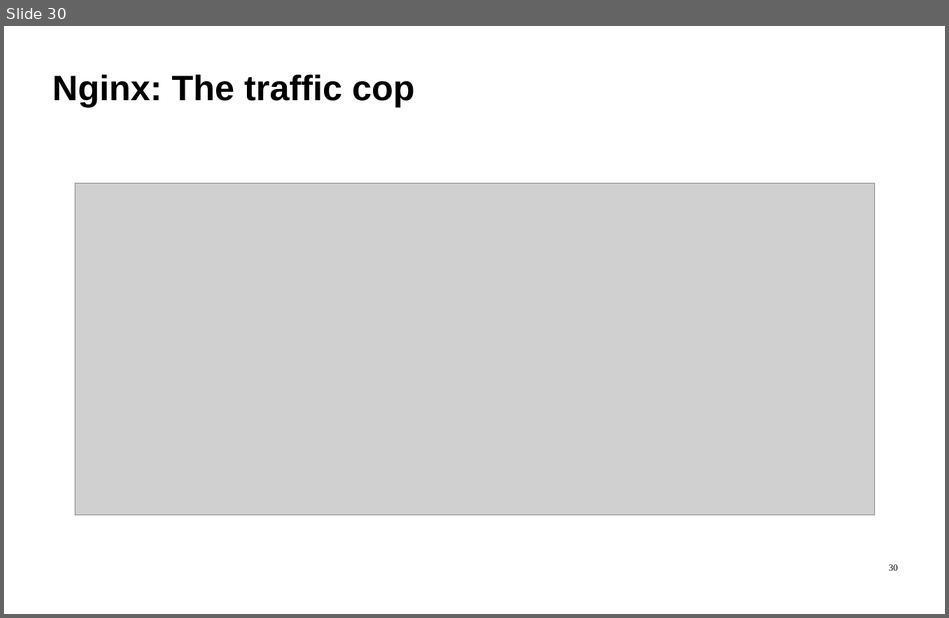
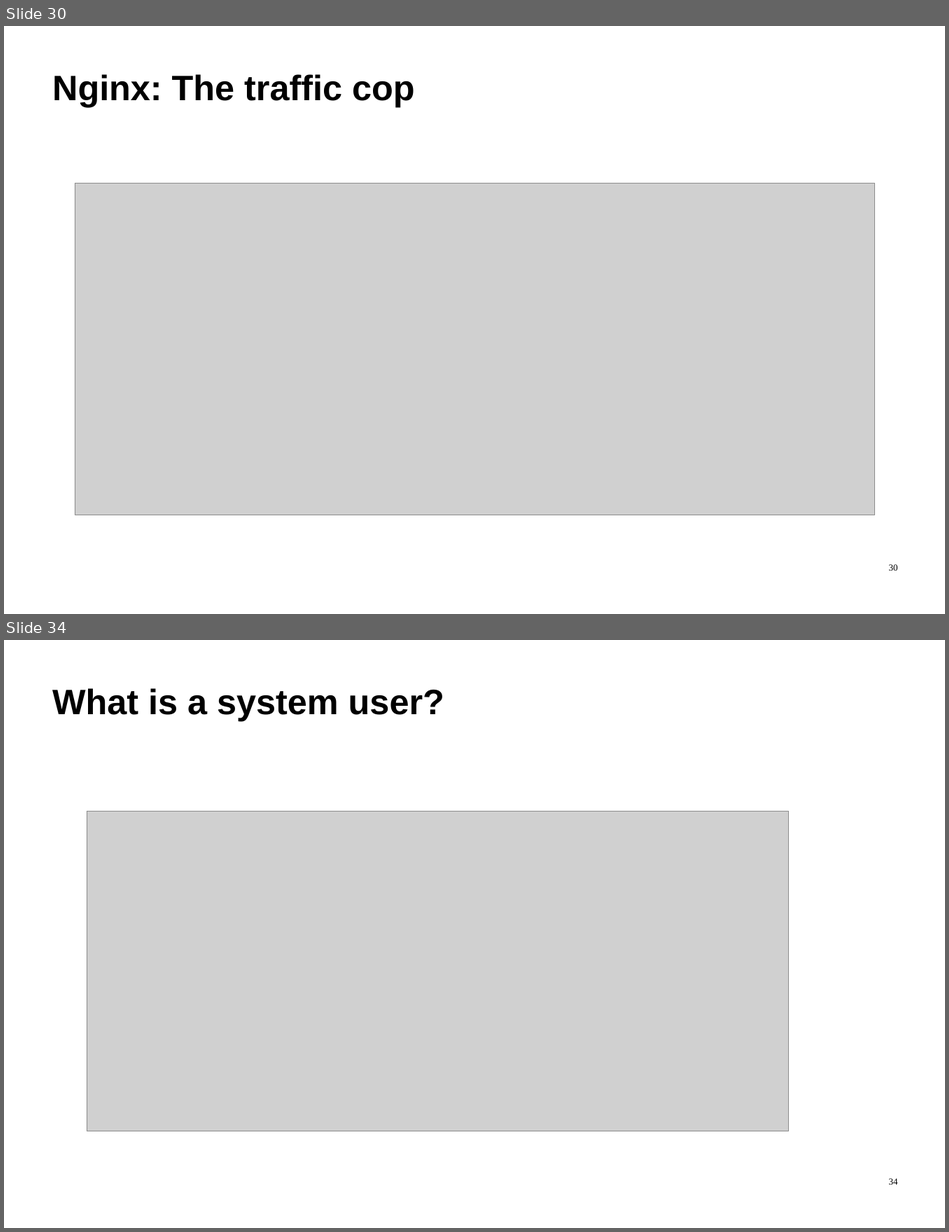
Before and after one commit to ImadSaddik/FullStackDeploymentHandbook, a slide deck: course-assets/slides/full_stack_deployment_guide.odp. Shown one above the other, each under a label of ours: slide 30 before the commit, slides 30 and 34 after it; the slides between them are not shown. The pictures are 949x618 and 949x1232 pixels, drawn with LibreOffice and Linux fonts; fonts in the diff are those of the drawing; grey boxes stand for pictures. Boxes give left, top, right and bottom in pixels: in the first picture for what was removed or moved away, otherwise in the second. Text is boxed around its words. In the diff, an @@ line names an element or a change of style, - is before the commit and + after.

```diff
--- a/course-assets/slides/full_stack_deployment_guide.odp
+++ b/course-assets/slides/full_stack_deployment_guide.odp
@@ slide 34 added at (4, 640, 945, 1228), background #FFFFFF @@
@@ text added at (52, 688, 444, 721), 54 pt, text #000000, bold @@
+What is a system user?
@@ picture added at (87, 811, 788, 1131) @@
@@ page number added at (889, 1178, 898, 1185), 14 pt, text #000000 @@
+34
```
Also in this commit, not shown: 5 other slides added, 1 other file.
